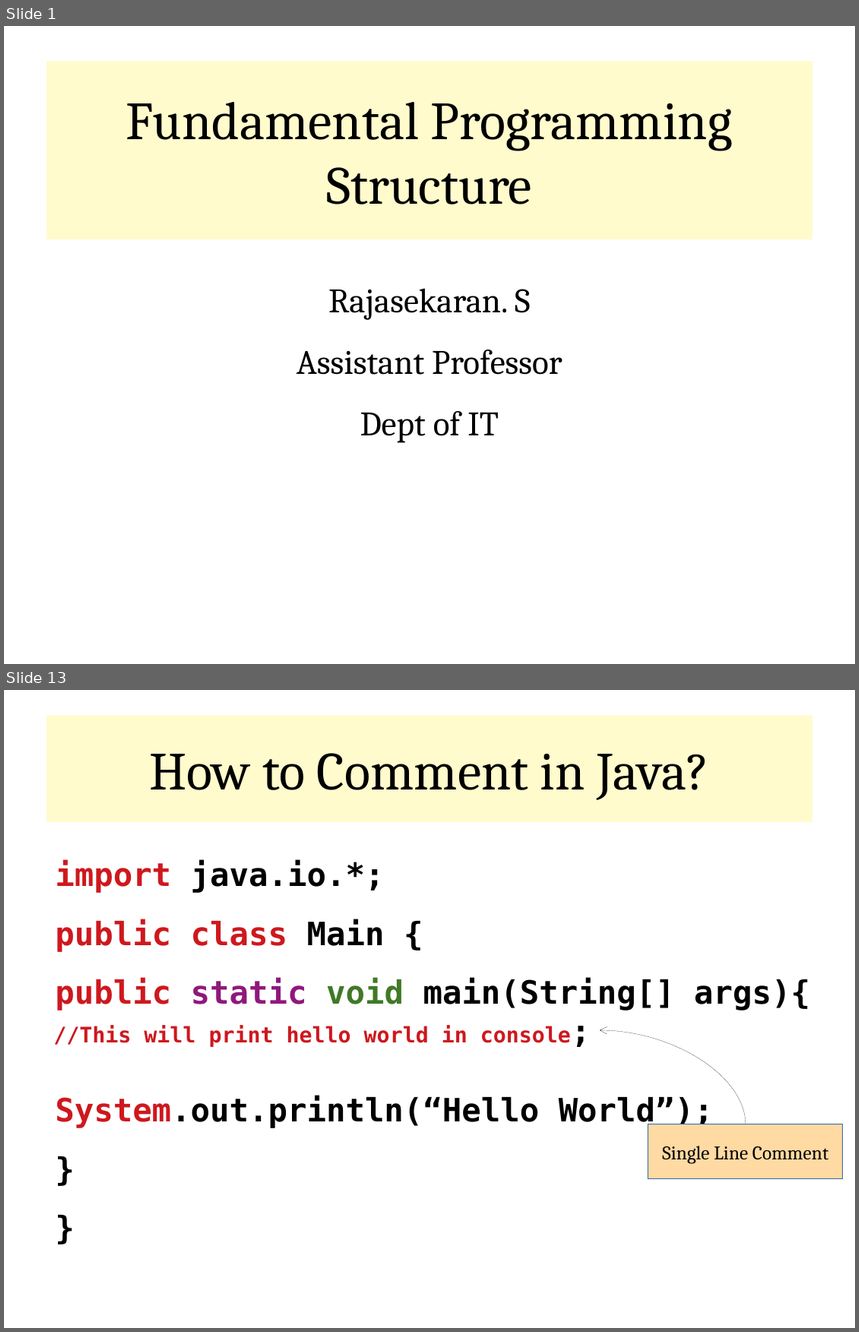
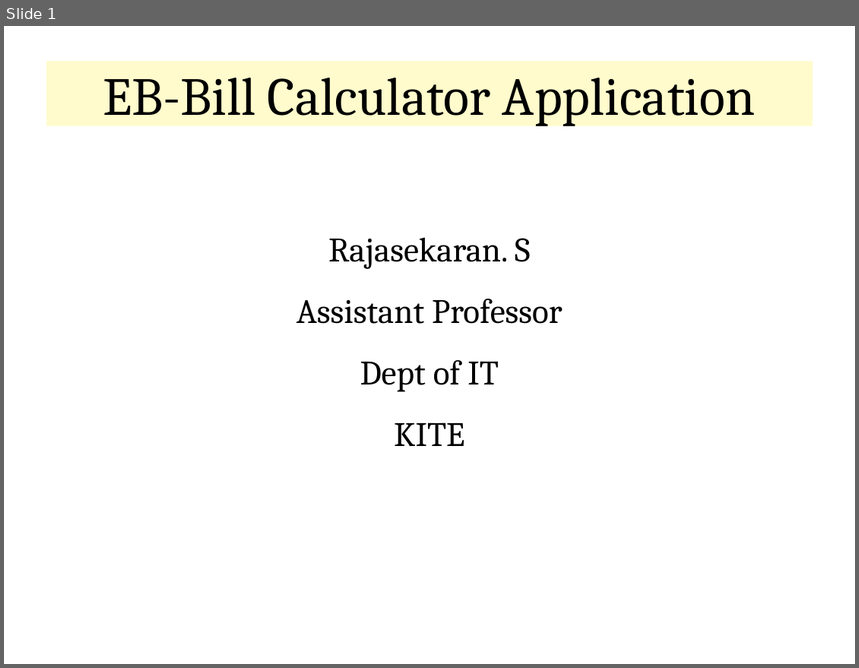
Before and after one commit to rajasekaran36/CS8392-OOPS, a slide deck: Presentations/Unit 1/CS8392-U1-5-First_Java_Program.pptx. Shown one above the other, each under a label of ours: slides 1 and 13 before the commit, slide 1 after it; the slides between them are not shown. The pictures are 859x1332 and 859x668 pixels, drawn with LibreOffice and Linux fonts; fonts in the diff are those of the drawing. Boxes give left, top, right and bottom in pixels: in the first picture for what was removed or moved away, otherwise in the second. Text is boxed around its words. In the diff, an @@ line names an element or a change of style, - is before the commit and + after.

```diff
--- a/Presentations/Unit 1/CS8392-U1-5-First_Java_Program.pptx
+++ b/Presentations/Unit 1/CS8392-U1-5-First_Java_Program.pptx
@@ slide 13 removed at (4,690,855,1328), background #FFFFFF @@
@@ title removed at (47,716,813,822) @@
-How to Comment in Java?
@@ text removed at (55,860,810,1129) @@
-import java.io.*;
-public class Main {
-public static void main(String[] args){
-System.out.println(“Hello World”);
-}
-}
@@ free removed at (46,1004,600,1059) @@
-//This will print hello world in console;
@@ curved arrow removed from (747, 1125) to (601, 1030) @@
@@ freeform shape removed at (649,1125,844,1179) @@
-Single Line Comment
@@ slide 1 changed as well @@
@@ title "EB-Bill Calculator Application": place and size @@
-title "EB-Bill Calculator Application" at (47,61,813,240)
+title "EB-Bill Calculator Application" at (47,61,813,126)
@@ title at (104,78,756,126): text changed @@
-Fundamental Programming Structure
+EB-Bill Calculator Application
@@ subtitle "Rajasekaran. S": place and size @@
-subtitle "Rajasekaran. S" at (297,288,562,443)
+subtitle "Rajasekaran. S" at (297,237,562,446)
@@ subtitle at (394,423,465,446): paragraph added @@
+KITE
```
Also in this commit, not shown: 1 other slide changed, 1 slide added, 12 other slides removed, 3 other files.
